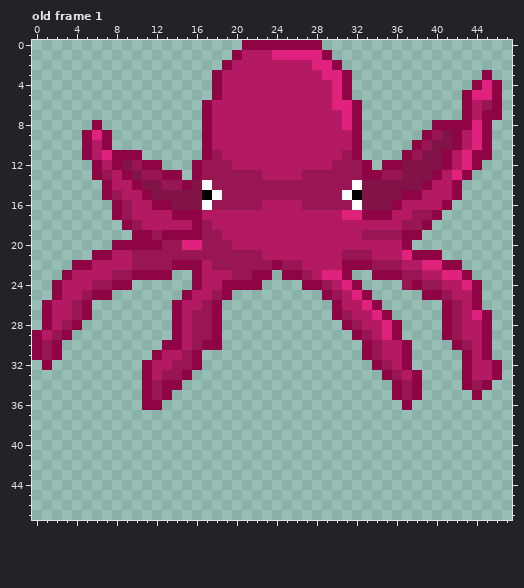
File history of a pixel-art file, art/enemies/octopus.aseprite. The picture above is the old version.
48x48 pixels, 1 frame. Shown: old frame 1. The commit also changed other frames, which this record leaves out.
New version:
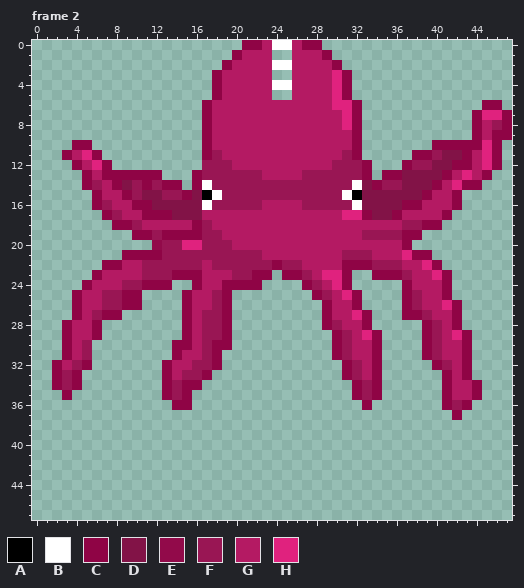
Palette (. is transparent): A #000000  B #ffffff  C #8f0445  D #821347  E #920a4a  F #991654  G #b41a63  H #e0227e
A new or re-ordered frame is compared with the old frame closest to it.
What changed:
frames 1 -> 6
--- frame 2 is new; against old frame 1
@@ x 0..47 @@
- 0 .....................CCCCCCCC...................
- 1 ....................CGGGHHHHHC..................
- 2 ...................CGGGGGGGGHHC.................
- 3 ..................CGGGGGGGGGGHHC.............C..
- 4 ..................CGGGGGGGGGGGHC............CHC.
- 5 ..................CGGGGGGGGGGGHC...........CHHC.
- 6 .................CGGGGGGGGGGGGHHC..........CGFC.
- 7 .................CGGGGGGGGGGGGGHC..........CGCC.
- 8 ......C..........CGGGGGGGGGGGGGHC.......CCCCHC..
- 9 .....CHC.........CGGGGGGGGGGGGGGC......CFDCGHC..
-10 .....CGC.........CGGGGGGGGGGGGGGC.....CFDDCGHC..
-11 .....CGHCCC......CFGGGGGGGGGGGGFC....CFDDCGHCC..
-12 ......CGCDFCC...CFFFGGGGGGGGGGFFFC.CCDDDDCGHC...
-13 ......CFGCDFFCC.CFFFFFFGGGGFFFFFFCCFFDDDCGHC....
-14 .......CGGCDDFFCDBFFFFFFFFFFFFFFBDDDDDDCGGC.....
-15 .......CFGGCDDDDDABFFFFFFFFFFFFBADDDDCCGGGC.....
-16 ........CFGGCCDDDBFFFFFGGGGFFFFFBDDDCGGGGC......
-17 ........CFGGGGCCCGGGGGGGGGGGGGGHHCCCGGFFC.......
-18 .........CFGGGGGCFGGGGGGGGGGGGGGGGGGGFFC........
+ 0 .....................CCGBBGCC...................
+ 1 ....................CGGG..GGGC..................
+ 2 ...................CGGGGBBGGGGC.................
+ 3 ..................CGGGGG..GGGGHC................
+ 4 ..................CGGGGGBBGGGGHC................
+ 5 ..................CGGGGG..GGGGHC................
+ 6 .................CGGGGGGGGGGGGHHC............CC.
+ 7 .................CGGGGGGGGGGGGGHC...........CHHC
+ 8 .................CGGGGGGGGGGGGGHC...........CGFC
+ 9 .................CGGGGGGGGGGGGGGC...........CGCC
+10 ....CC...........CGGGGGGGGGGGGGGC.......CCCCCHC.
+11 ...CGHC..........CFGGGGGGGGGGGGFC.....CCFDDCGHC.
+12 ....CGHC.........FFFGGGGGGGGGGFFFC...CFFDDCCGHC.
+13 .....CGCCCCCC...CFFFFFFGGGGFFFFFFC.CCDDDDCGHGC..
+14 .....CFGCDFCFCC.CBFFFFFFFFFFFFFFBDCFFDDDCGHCC...
+15 ......CGGCFDDFFCDABFFFFFFFFFFFFBADDDDDDCGGC.....
+16 ......CFGGCCDDDDDBFFFFFGGGGFFFFFBDDDDCCGGGC.....
+17 .......CFGGCCCDDDGGGGGGGGGGGGGGHHCDDCGGGGC......
+18 ........CCFGGGGGCFGGGGGGGGGGGGGGGGGGGFFCC.......
 19 ..........CCFCCCCFFGGGGGGGGGGGGGGFFFFCC.........
-20 ........CCCCCFFHHFFFGGGGGGGGGGGGGGGGGC..........
-21 ......CCGGFFFFFFFFFFFFFGGGGGGGGFFFGGGHCCC.......
-22 ....CCGGGGFFFFCCCGFFFFFFCFFGGGGCCCFFFGGHHCC.....
-23 ...CGGGGFFCCCC..CGGGFFCC.CCFGHHC..CCCFFGGHHC....
-24 ..CGGGFFCC......CGGCCCC....CCFGHC....FCFFGGHC...
-25 ..CGGFCC.......CGGFC.........CFGHC.....CCFGGC...
-26 .CGGFC........CGGFC...........CGGHC......CFGC...
-27 .CGGFC........CGFFC...........CFGGHC.....CFGHC..
-28 .CGFC.........CGFFC............CFGGHC....CFGGC..
-29 CGFC..........CGFFC.............CFGHC....CFGGC..
-30 CFC..........CCGFCC..............CFGGC....CFGC..
-31 CFC.........CGGFC................CFGGC.....CGC..
-32 .C.........CGGFFC.................CFGC.....CGGC.
-33 ...........CGFFC...................CFGC....CGGC.
-34 ...........CFCC.....................CFC....CFC..
-35 ...........CFC......................CFC.....C...
-36 ...........CC........................C..........
-37 ................................................
+20 ............EFFHHFFFGGGGGGGGGGGGGGGGGC..........
+21 .........CCCCFFFFFFFFFFGGGGGGGGFFFGGGHCC........
+22 .......CCGGFFFFFFGFFFFFFCFFGGGGCCCFFFGGHC.......
+23 ......CGGGGFFFCCCGGGFFCC.CCFGHHC..CCCFGGHC......
+24 .....CGGGFFCCC..CGGCCCC....CFGHC.....CGGGC......
+25 ....CGGFFCC....CGGFC........CFGHC....CFGGC......
+26 ....CGGFFCC....CGGFC.........CGGC....CFGGHC.....
+27 ....CGFCC......CGFFC.........CGGHC...CCFGGC.....
+28 ...CGGC........CGFFC.........CFGGC.....CFGC.....
+29 ...CGGC........CGFFC..........CFGHC....CFGHC....
+30 ...CGF........CCGFCC..........CFGGC....CFGGC....
+31 ...CGF........CGGFC...........CFGGC....CFGGC....
+32 ..CGFC.......CGGFFC............CFGC.....CFGC....
+33 ..CFC........CGFFC.............CFGC......CGC....
+34 ..CFC........CFCC...............CFC......CGGC...
+35 ...C.........CFC................CFC......CGGC...
+36 ..............CC.................C.......CFC....
+37 ..........................................C.....
 38 ................................................
Boxes around the changes in both pictures, in picture pixels (x1, y1, x2, y2):
changed: (262, 40, 512, 420)
changed: (32, 120, 232, 410)
